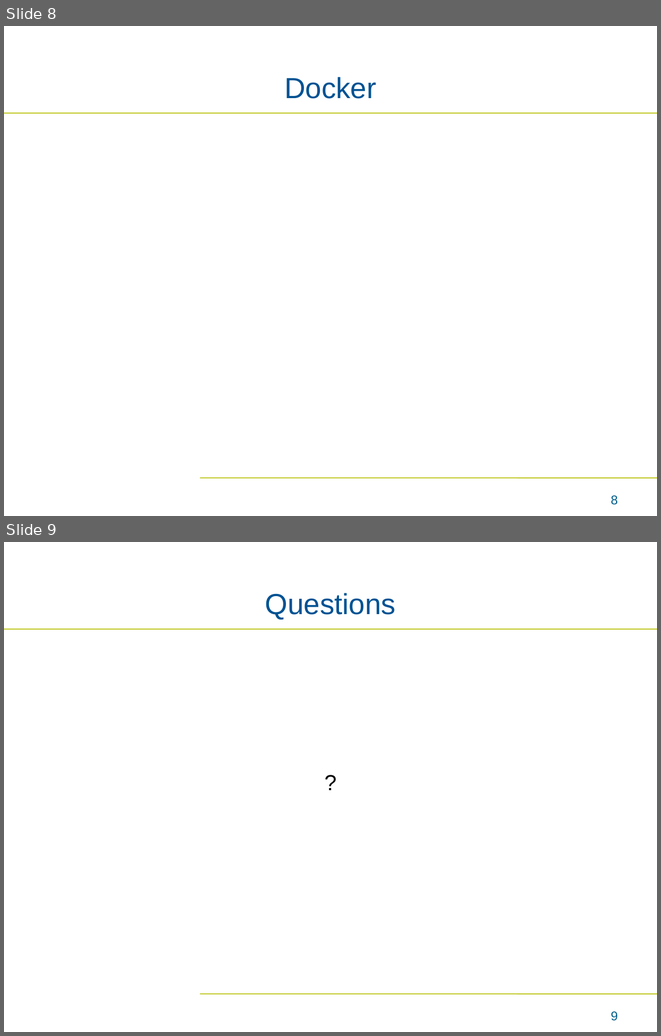
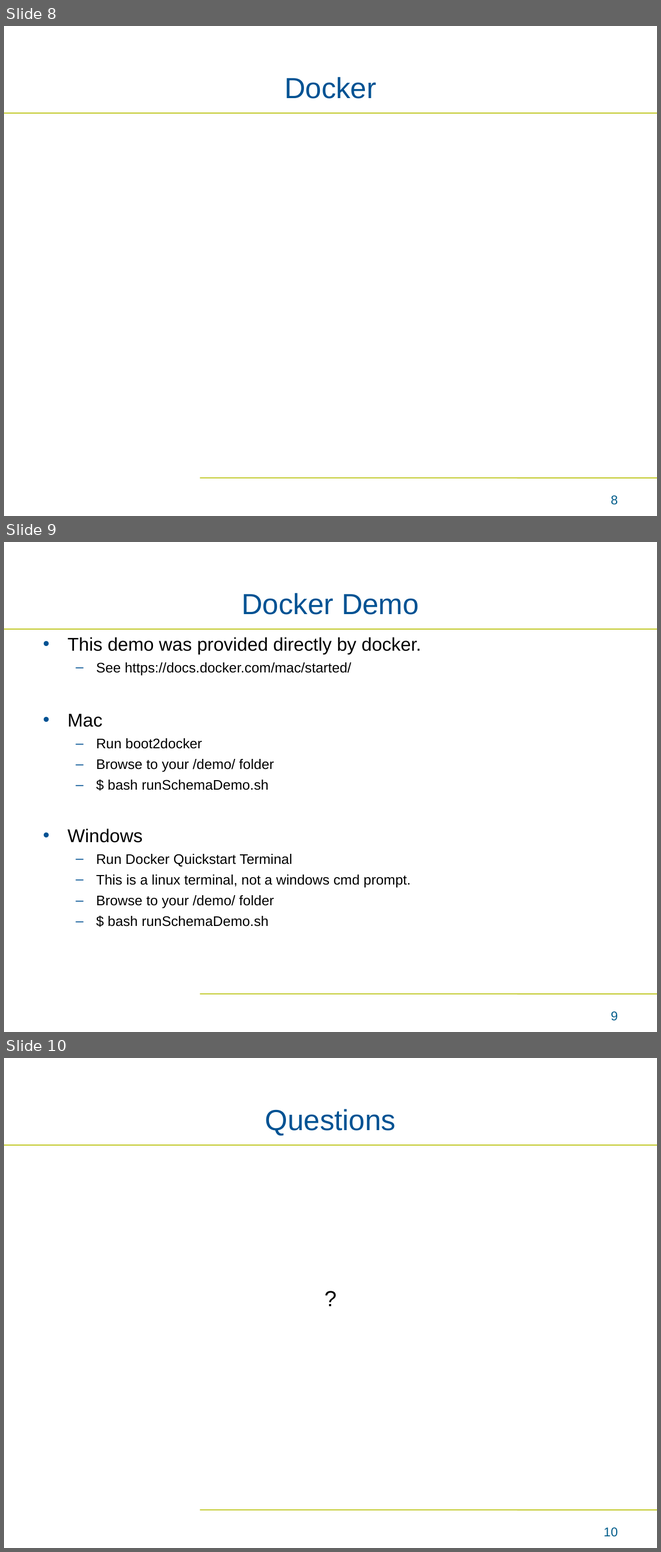
Before and after one commit to bmatern-nmdp/ValidationDemo, a slide deck: Interactive Demo.ppt. Shown one above the other, each under a label of ours: slides 8 and 9 before the commit, slides 8, 9 and 10 after it. The pictures are 661x1036 and 661x1552 pixels, drawn with LibreOffice and Linux fonts; fonts in the diff are those of the drawing; background and template pictures are left out. Boxes give left, top, right and bottom in pixels: in the first picture for what was removed or moved away, otherwise in the second. Text is boxed around its words. In the diff, an @@ line names an element or a change of style, - is before the commit and + after.

Commit message:
demo

```diff
--- a/Interactive Demo.ppt
+++ b/Interactive Demo.ppt
@@ slide 9 added at (4,542,657,1032), background #FFFFFF; not listed: 2 template elements that a slide beside it also shows @@
@@ title added at (241,593,419,615), 32 pt, text #005293 @@
+Docker Demo
@@ text added at (68,637,422,926), 15.3 pt, text #000000 @@
+• This demo was provided directly by docker.
+  – See https://docs.docker.com/mac/started/
+• Mac
+  – Run boot2docker
+  – Browse to your /demo/ folder
+  – $ bash runSchemaDemo.sh
+• Windows
+  – Run Docker Quickstart Terminal
+  – This is a linux terminal, not a windows cmd prompt.
+  – Browse to your /demo/ folder
+  – $ bash runSchemaDemo.sh
@@ page number added at (611,1011,618,1021), 14 pt, text #005C8A @@
+9
@@ what was slide 9 is now slide 10 @@
@@ page number at (603,1527,618,1537): text changed @@
-9
+10
```
Also in this commit, not shown: 1 slide changed, 3 other slides added, 3 slides removed, 1 other file.
